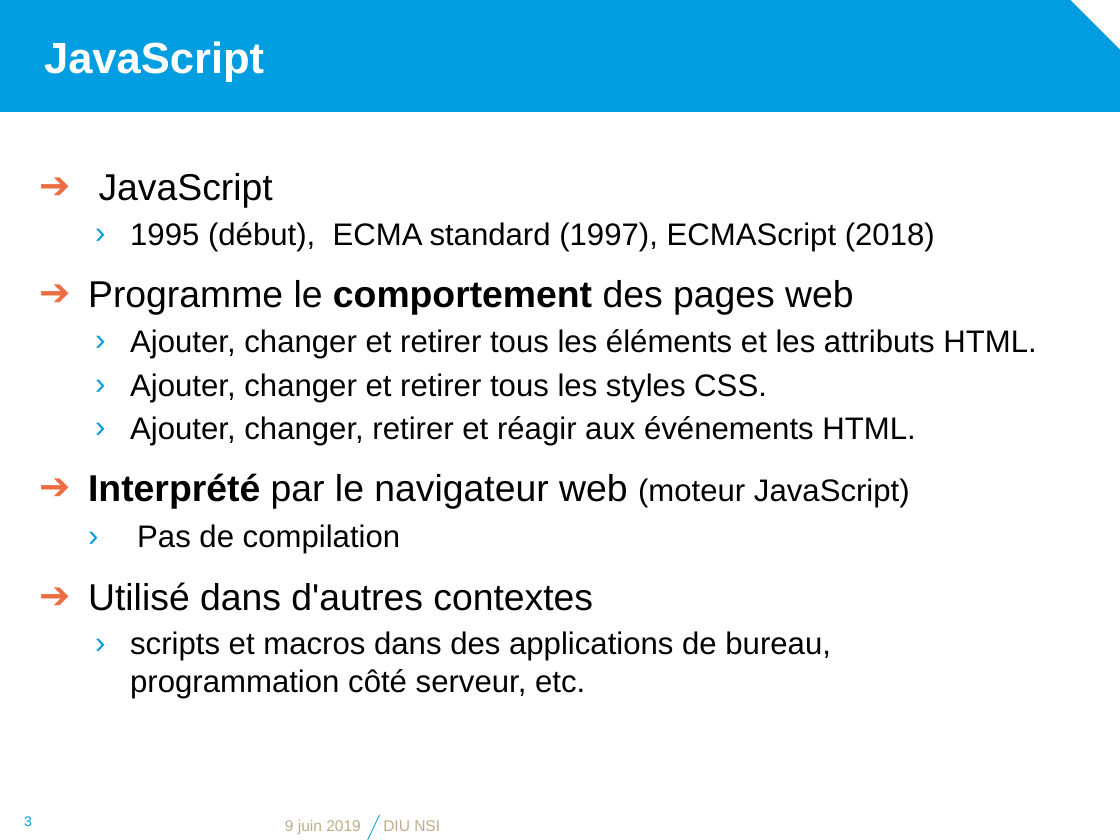
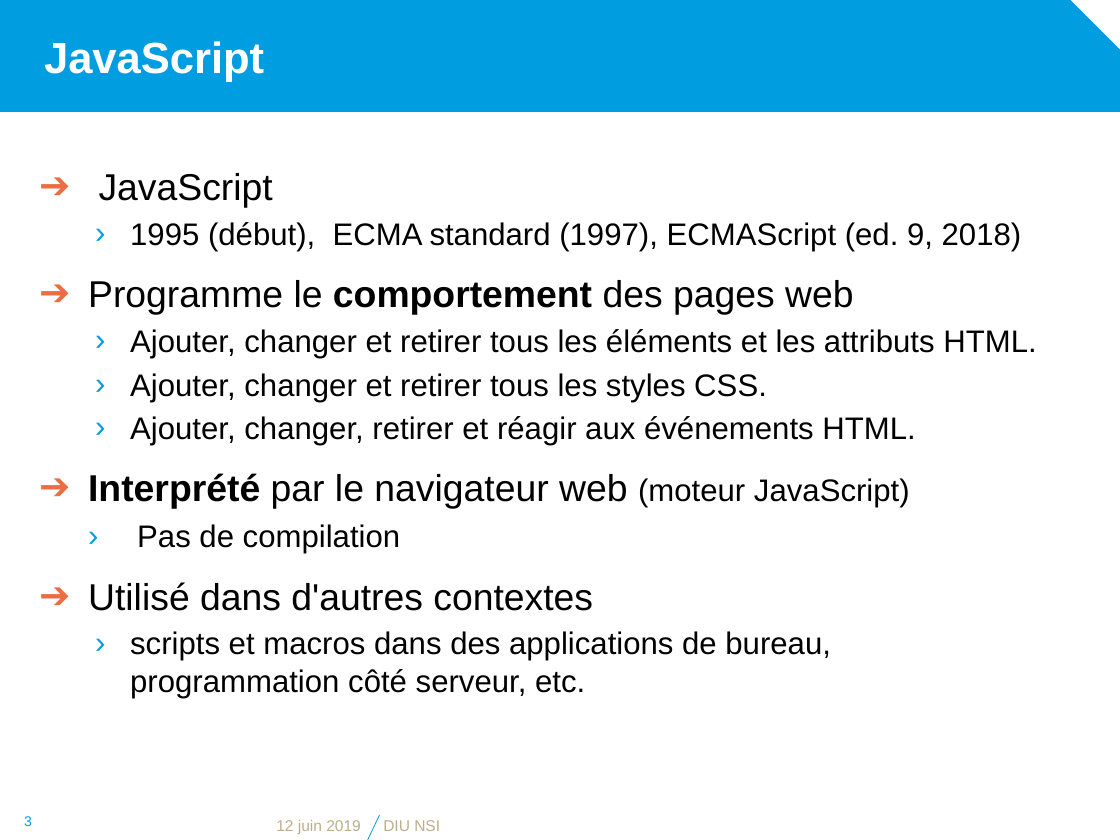
Before and after one commit to diu-uf-bordeaux/bloc1, a slide deck: slide 3 of web/4-JS/JavaScript.pptx. Drawn at 1120x840 pixels with LibreOffice and Linux fonts; fonts in the diff are those of the drawing; background and template pictures are left out. Boxes give left, top, right and bottom in pixels: in the first picture for what was removed or moved away, otherwise in the second. Text is boxed around its words. In the diff, an @@ line names an element or a change of style, - is before the commit and + after.

Commit message:
Typo JavaScript

```diff
--- a/web/4-JS/JavaScript.pptx
+++ b/web/4-JS/JavaScript.pptx
@@ text at (130,222,1022,251): text changed @@
-  › 1995 (début), ECMA standard (1997), ECMAScript (2018)
+  › 1995 (début), ECMA standard (1997), ECMAScript (ed. 9, 2018)
@@ text at (276,820,361,834): text changed @@
-9 juin 2019
+12 juin 2019
```
Also in this commit, not shown: 13 other slides changed, 1 other file.
